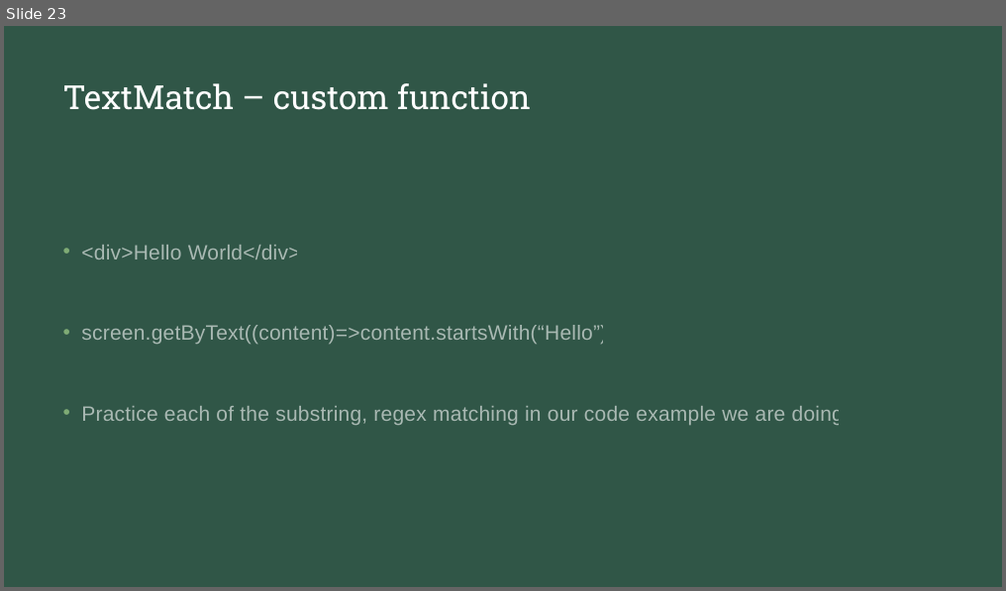
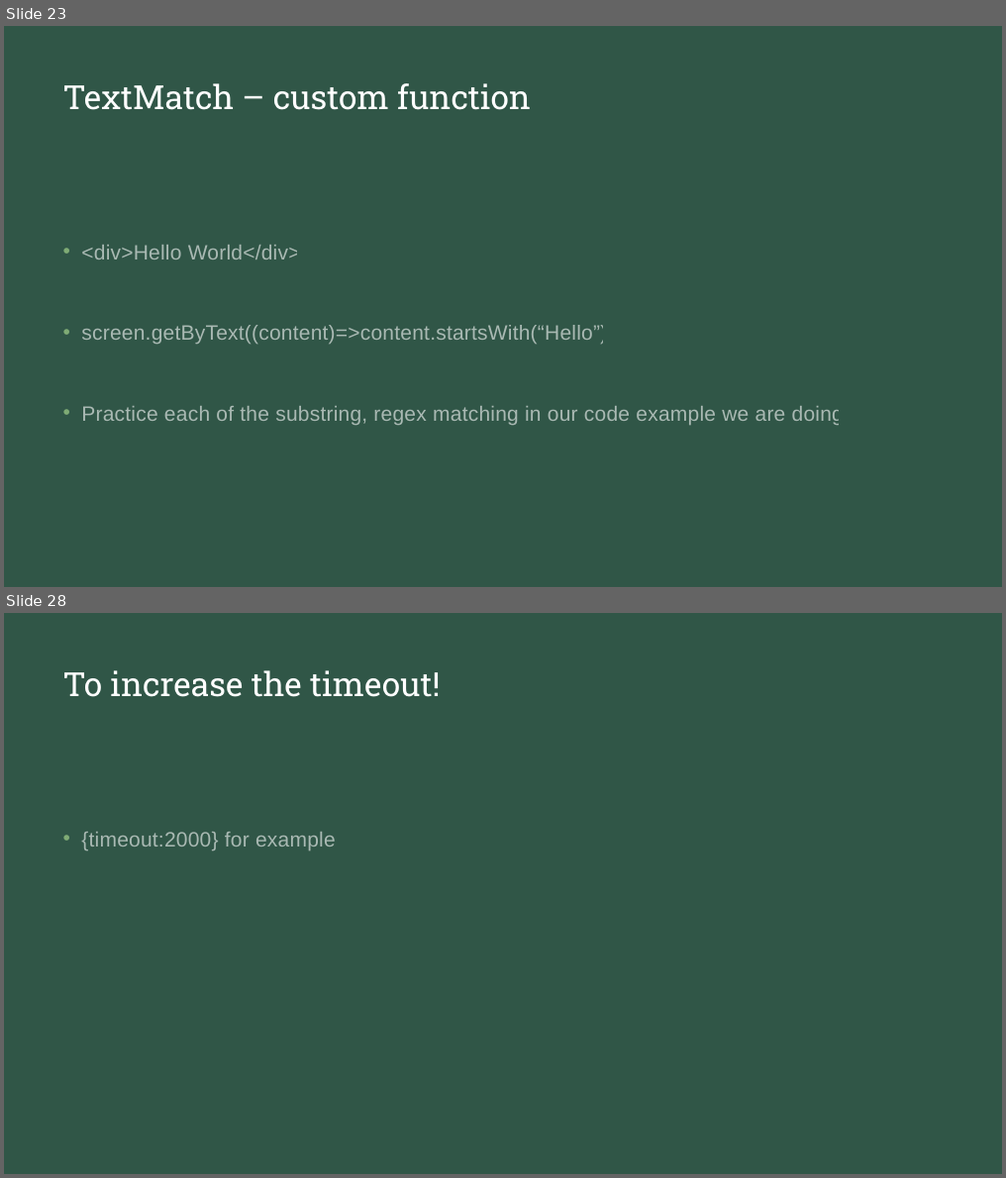
Before and after one commit to natiquekeyin/spring2023, a slide deck: JavaScript/Week12/Week12.pptx. Shown one above the other, each under a label of ours: slide 23 before the commit, slides 23 and 28 after it; the slides between them are not shown. The pictures are 1006x591 and 1006x1178 pixels, drawn with LibreOffice and Linux fonts; fonts in the diff are those of the drawing. Boxes give left, top, right and bottom in pixels: in the first picture for what was removed or moved away, otherwise in the second. Text is boxed around its words. In the diff, an @@ line names an element or a change of style, - is before the commit and + after.

```diff
--- a/JavaScript/Week12/Week12.pptx
+++ b/JavaScript/Week12/Week12.pptx
@@ slide 28 added at box(4, 613, 1002, 1174), background #213B31; not listed: 1 template element that a slide beside it also shows @@
@@ title added at box(63, 670, 440, 697), 32 pt, text #FFFFFF @@
+To increase the timeout!
@@ text added at box(81, 832, 342, 851), 20 pt, text #FFFFFF at 58% opacity @@
+• {timeout:2000} for example:
```
Also in this commit, not shown: 2 slides changed, 12 other slides added, 7 other files.
